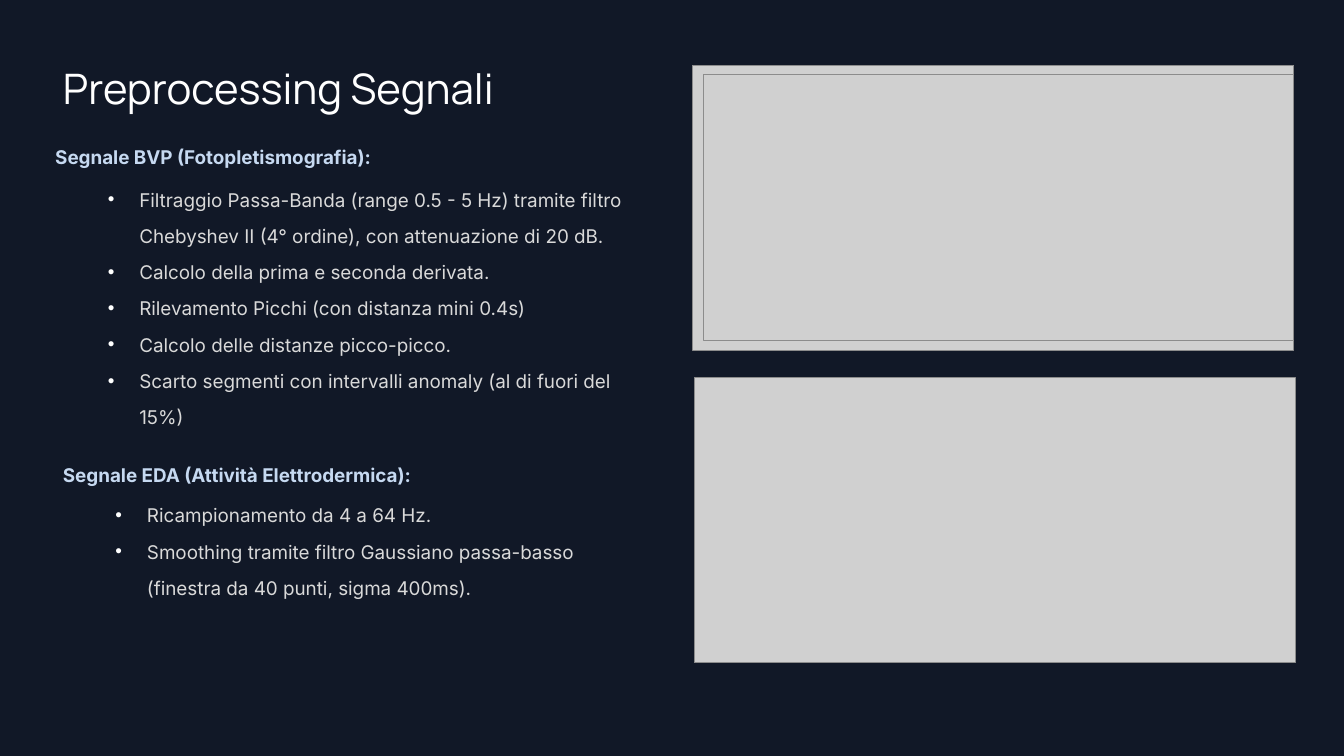
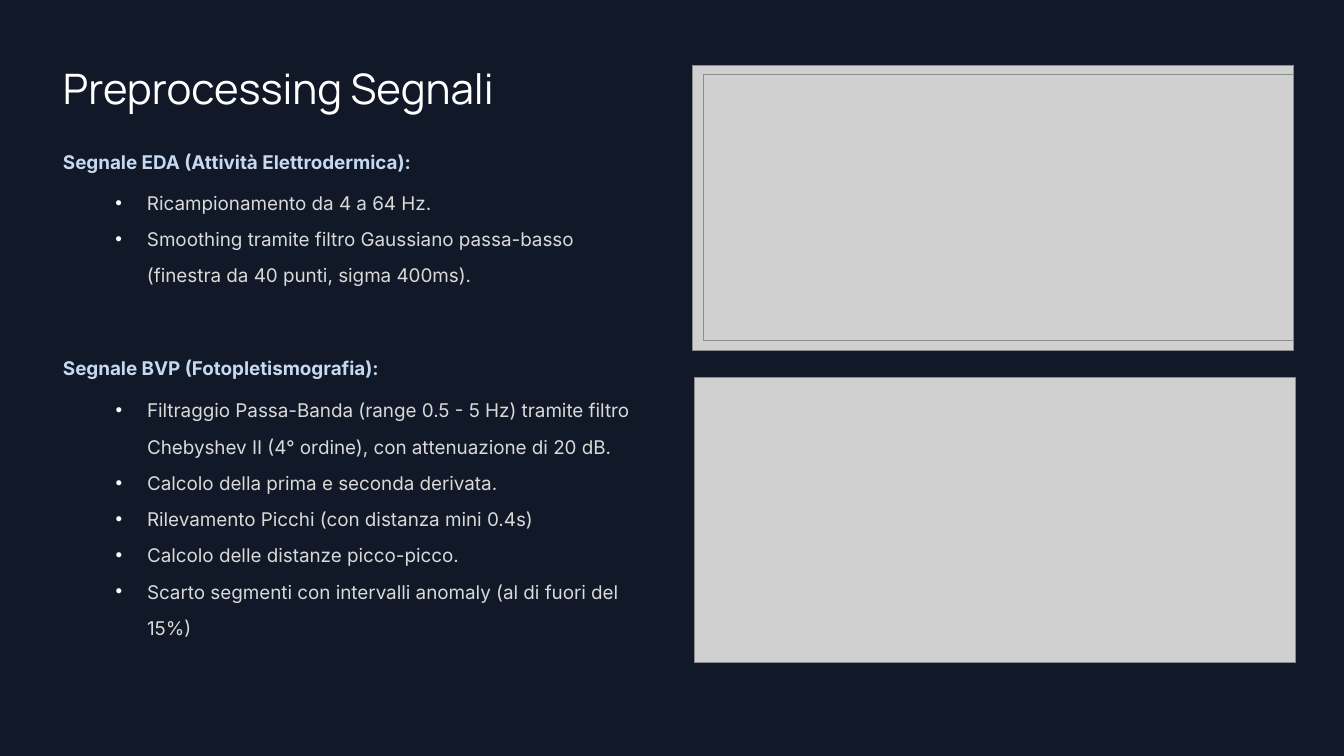
Before and after one commit to GABRYCA/ml-stress-rest, a slide deck: slide 7 of Progetto Interfacce Uomo-Macchina.pptx. Drawn at 1344x756 pixels with LibreOffice and Linux fonts; fonts in the diff are those of the drawing; grey boxes stand for pictures; background and template pictures are left out. Boxes give left, top, right and bottom in pixels: in the first picture for what was removed or moved away, otherwise in the second. Text is boxed around its words. In the diff, an @@ line names an element or a change of style, - is before the commit and + after.

```diff
--- a/Progetto Interfacce Uomo-Macchina.pptx
+++ b/Progetto Interfacce Uomo-Macchina.pptx
@@ text "Segnale EDA (Attività Elettrodermica):": place and size @@
-text "Segnale EDA (Attività Elettrodermica):" at (63, 466, 411, 486)
+text "Segnale EDA (Attività Elettrodermica):" at (63, 153, 411, 173)
@@ text "Ricampionamento da 4 a 64 ...": place and size @@
-text "Ricampionamento da 4 a 64 ..." at (147, 508, 574, 599)
+text "Ricampionamento da 4 a 64 ..." at (147, 196, 574, 286)
@@ text "Segnale BVP (Fotopletismografia):": place and size @@
-text "Segnale BVP (Fotopletismografia):" at (55, 148, 371, 168)
+text "Segnale BVP (Fotopletismografia):" at (63, 359, 379, 379)
@@ text "Filtraggio Passa-Banda (range 0.5 - ...": place and size @@
-text "Filtraggio Passa-Banda (range 0.5 - ..." at (139, 192, 622, 426)
+text "Filtraggio Passa-Banda (range 0.5 - ..." at (147, 402, 630, 637)
```
Also in this commit, not shown: 8 other slides changed, 1 slide added, 4 other files.
